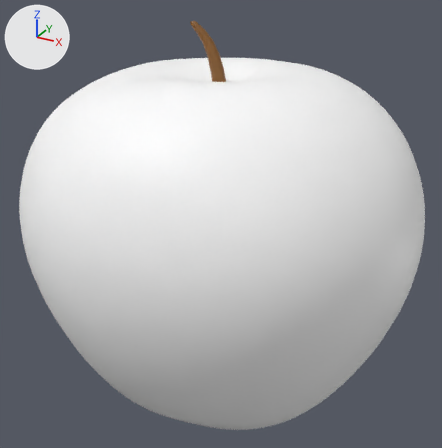
An edit to the FBX model Maya_WizardRoom/scenes/Props/A/Apple/Apple.fbx, drawn before and after from the same camera.
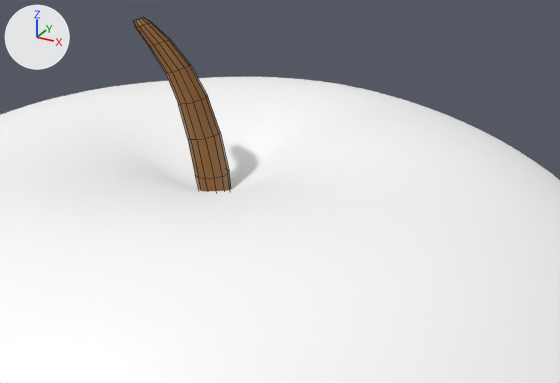
Old and new are each drawn whole from a camera (50 mm lens) standing at (0.0304, -0.0562, 0.0314) and looking at (-0.0002, -0.0005, 0.0036) and again close up from a camera (50 mm lens) standing at (0.0168, -0.0256, 0.0315) and looking at (0.0025, 0.0004, 0.0185). The axes (+X, +Y, +Z) are drawn at upper left. The lights are the same throughout. The close-ups show mesh edges as thin lines. Where no turn or scale is listed for an object, it has been applied to the vertices.

Names of what the first close-up shows: 'nurbsToPoly2', 'pCylinder1'.
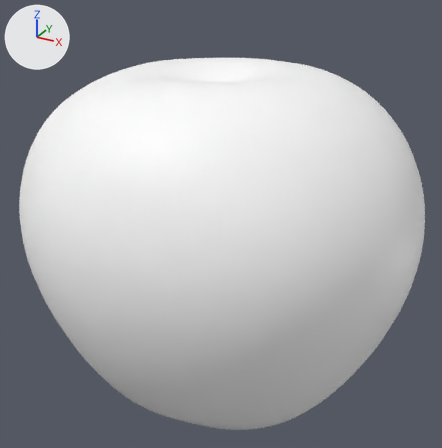
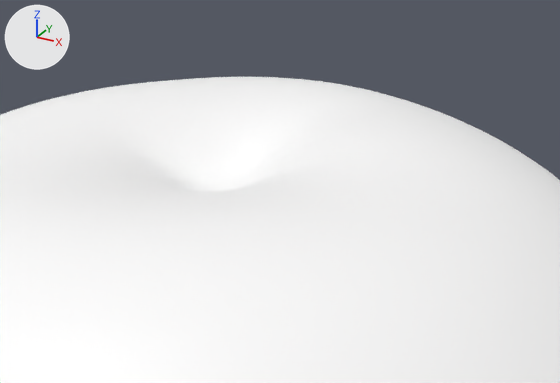
Boxes (x1, y1, x2, y2) around the edits, measured in the close-ups (560 x 383 px):
'pCylinder1', deleted (brown)
    before: (134, 18, 231, 191)

The change, as a list of edits to the scene's bpy script:
```text
Remove ob_pcylinder1:
    ob_pcylinder1 = bpy.data.objects.new('pCylinder1', me_mesh)
    ob_pcylinder1.location = (-0.00017, -0.00025, 0.01903)
```
